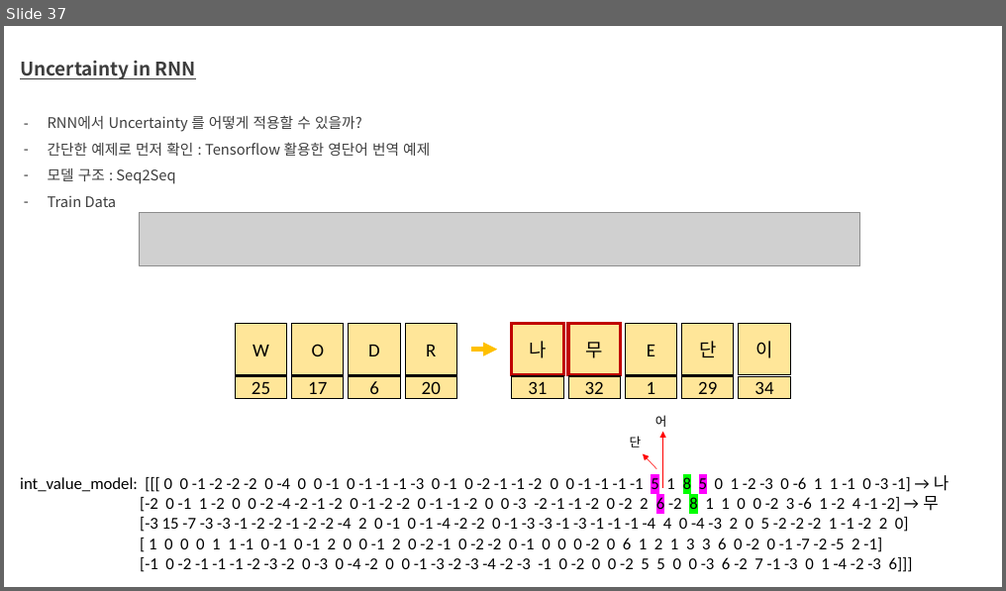
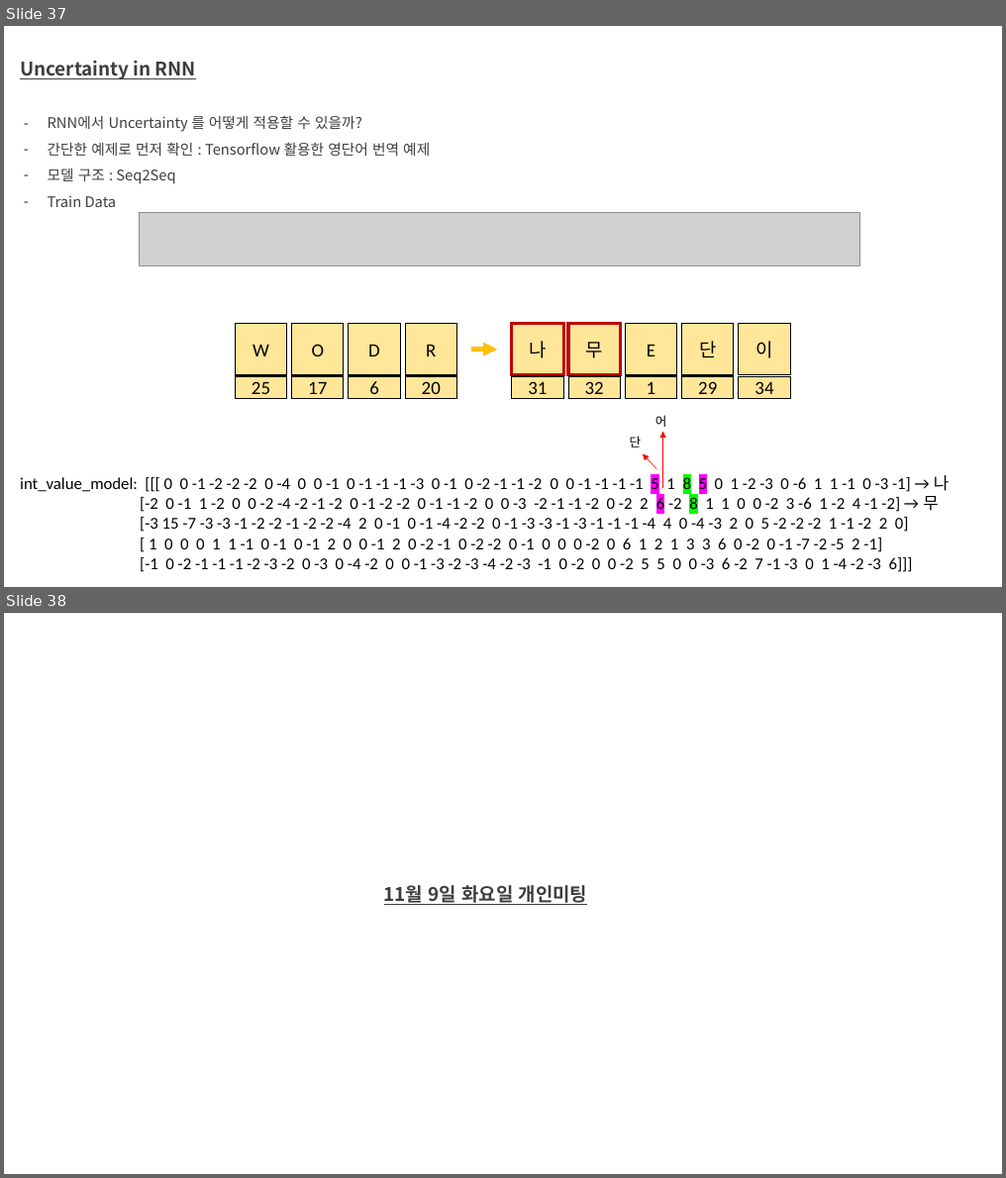
Before and after one commit to aaajeong/Time-Step-Ensemble-in-Arithmetic, a slide deck: 개인미팅준비.pptx. Shown one above the other, each under a label of ours: slide 37 before the commit, slides 37 and 38 after it. The pictures are 1006x591 and 1006x1178 pixels, drawn with LibreOffice and Linux fonts; fonts in the diff are those of the drawing; grey boxes stand for pictures. Boxes give left, top, right and bottom in pixels: in the first picture for what was removed or moved away, otherwise in the second. Text is boxed around its words. In the diff, an @@ line names an element or a change of style, - is before the commit and + after.

```diff
--- a/개인미팅준비.pptx
+++ b/개인미팅준비.pptx
@@ slide 38 added at (4, 613, 1002, 1174), background #FFFFFF @@
@@ text added at (384, 885, 588, 905), 18 pt, text #3D3D3D, bold, underline @@
+11월 9일 화요일 개인미팅
```
Also in this commit, not shown: 3 other files.
